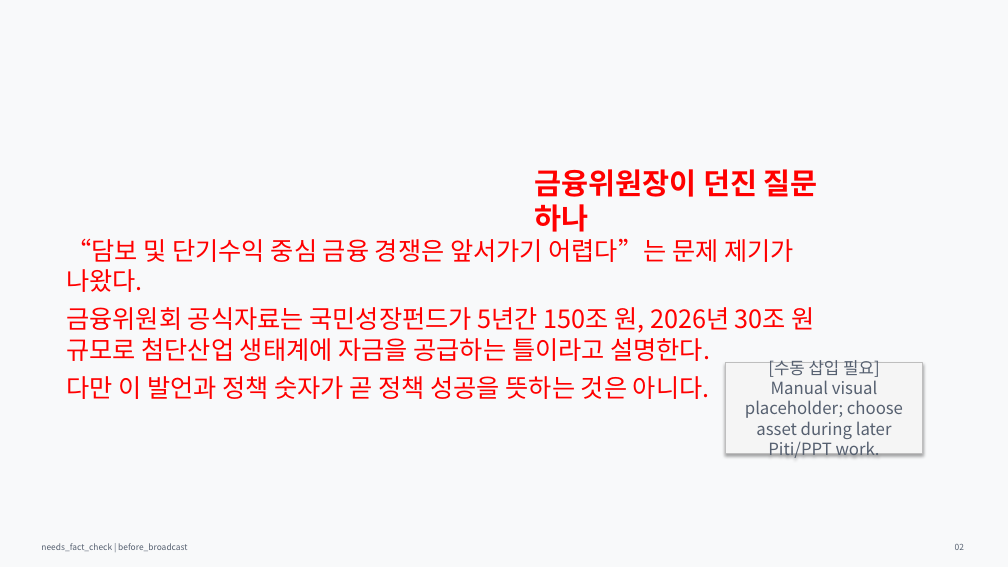
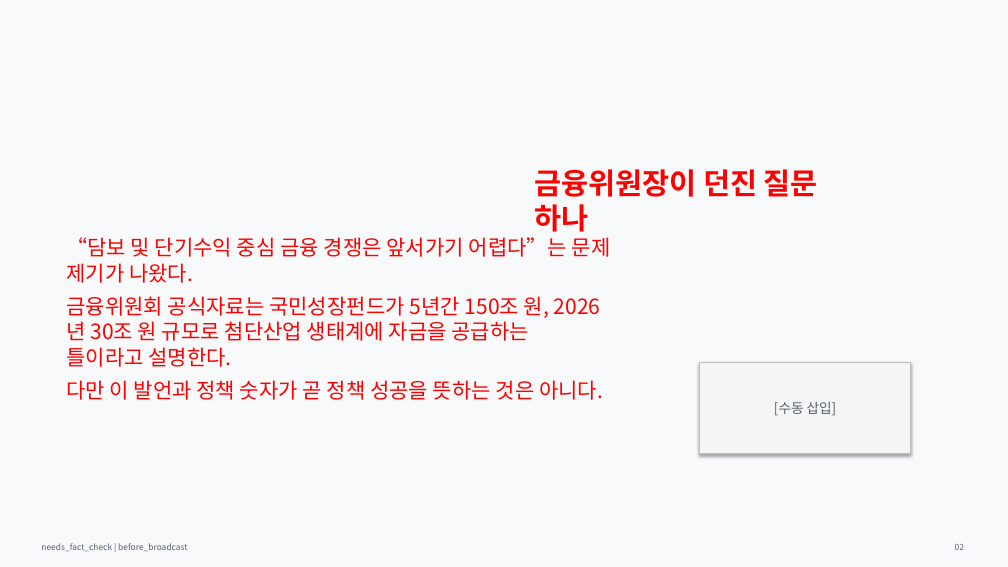
Before and after one commit to Rlearnchan/luddite, a slide deck: slide 2 of outputs/pptx/productive_finance_policy_styled_draft.pptx. Drawn at 1008x567 pixels with LibreOffice and Linux fonts; fonts in the diff are those of the drawing. Boxes give left, top, right and bottom in pixels: in the first picture for what was removed or moved away, otherwise in the second. Text is boxed around its words. In the diff, an @@ line names an element or a change of style, - is before the commit and + after.

```diff
--- a/outputs/pptx/productive_finance_policy_styled_draft.pptx
+++ b/outputs/pptx/productive_finance_policy_styled_draft.pptx
@@ text "“담보 및 단기수익 중심 금융 ..." at box(66, 237, 611, 400): size 24 to 20 pt @@
@@ rectangle "[수동 삽입]": place and size @@
-rectangle "[수동 삽입]" at box(726, 363, 923, 454)
+rectangle "[수동 삽입]" at box(699, 363, 911, 454)
@@ text in rectangle at box(774, 402, 837, 416): text changed; size 16 to 13 pt @@
-[수동 삽입 필요]
-Manual visual placeholder; choose asset during later Piti/PPT work.
+[수동 삽입]
```
Also in this commit, not shown: 15 other slides changed, 7 other files.
